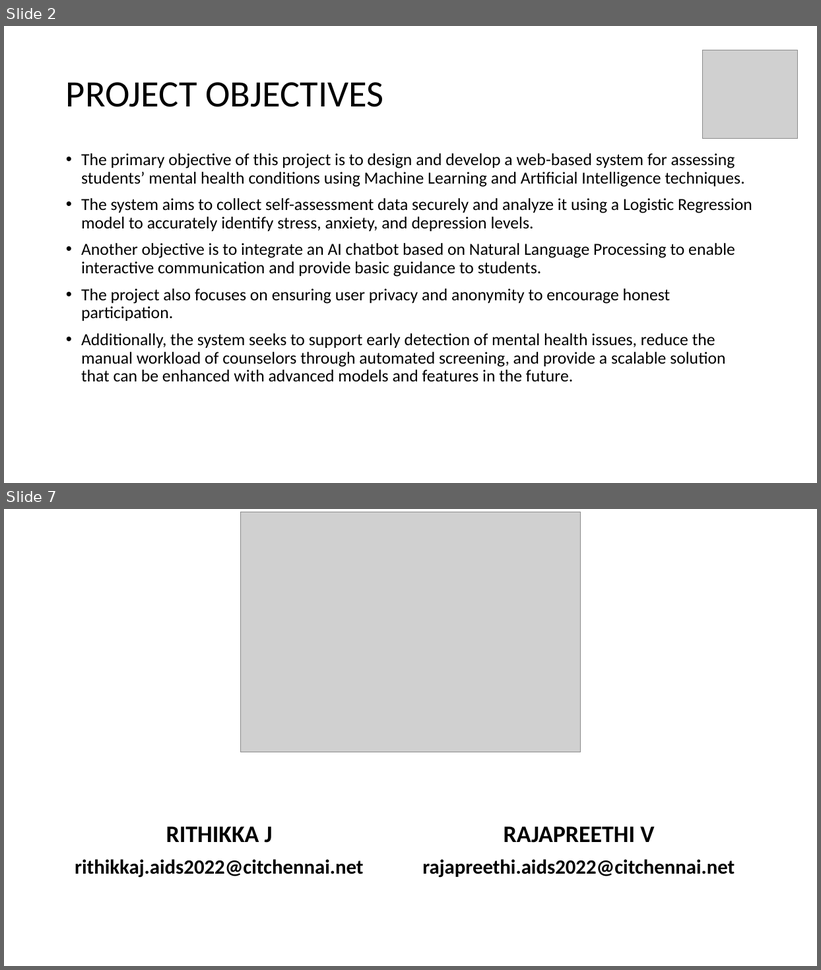
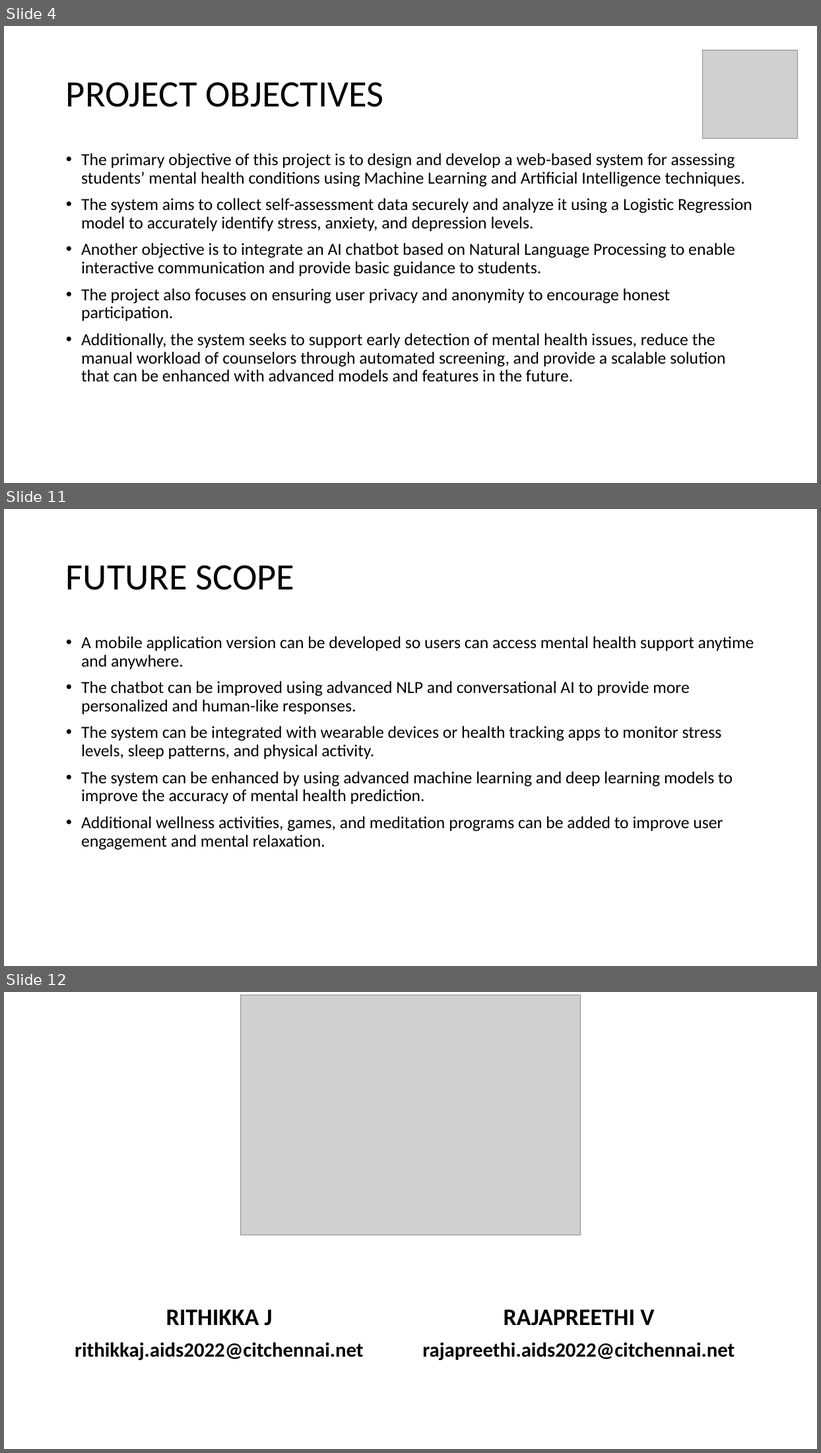
Before and after one commit to rithikkaj/Finalyear, a slide deck: CCP_FIRST_REVIEW[1][1].pptx. Shown one above the other, each under a label of ours: slides 2 and 7 before the commit, slides 4, 11 and 12 after it; the slides between them are not shown. The pictures are 821x970 and 821x1453 pixels, drawn with LibreOffice and Linux fonts; fonts in the diff are those of the drawing; grey boxes stand for pictures. Boxes give left, top, right and bottom in pixels: in the first picture for what was removed or moved away, otherwise in the second. Text is boxed around its words. In the diff, an @@ line names an element or a change of style, - is before the commit and + after.

```diff
--- a/CCP_FIRST_REVIEW[1][1].pptx
+++ b/CCP_FIRST_REVIEW[1][1].pptx
@@ slide 11 added at box(4, 509, 817, 966), background #FFFFFF @@
@@ title added at box(66, 565, 295, 590), 44 pt, text #000000 @@
+FUTURE SCOPE
@@ text added at box(81, 636, 754, 850), 20 pt, text #000000 @@
+• A mobile application version can be developed so users can access mental health support anytime and anywhere.
+• The chatbot can be improved using advanced NLP and conversational AI to provide more personalized and human-like responses.
+• The system can be integrated with wearable devices or health tracking apps to monitor stress levels, sleep patterns, and physical activity.
+• The system can be enhanced by using advanced machine learning and deep learning models to improve the accuracy of mental health prediction.
+• Additional wellness activities, games, and meditation programs can be added to improve user engagement and mental relaxation.
@@ what was slide 2 is now slide 4 @@
@@ what was slide 7 is now slide 12 @@
```
Also in this commit, not shown: 2 slides changed, 6 other slides added, 2 slides removed, 7 other files.
